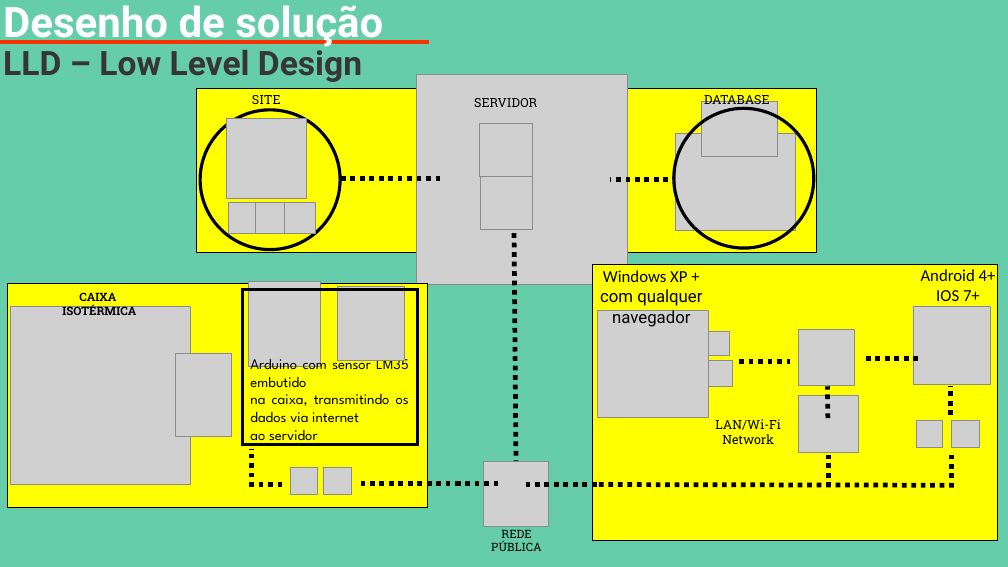
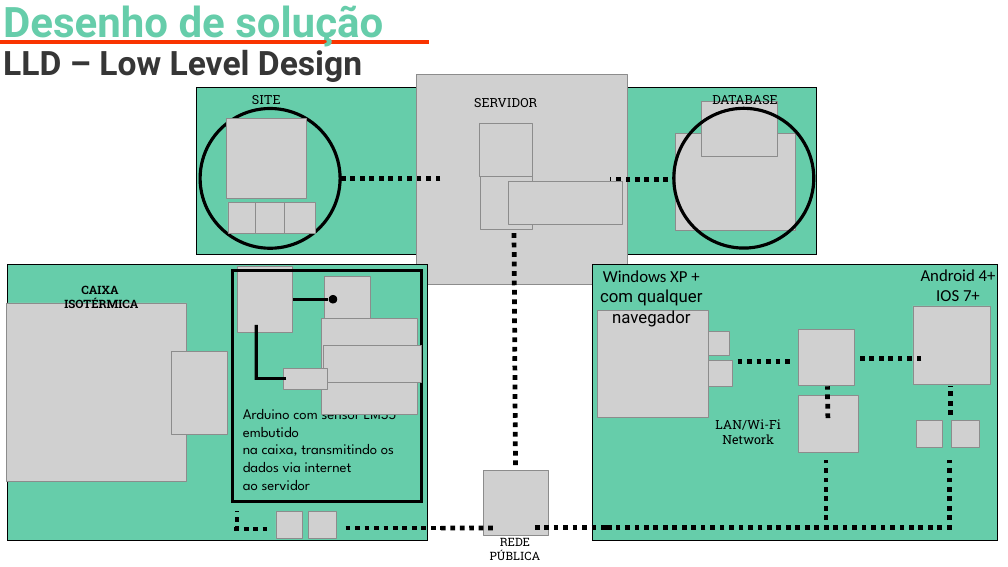
Before and after one commit to BandTec/Cyberlife, a slide deck: slide 6 of documentacao/Slides/Apresentação.pptx. Drawn at 1008x567 pixels with LibreOffice and Linux fonts; fonts in the diff are those of the drawing; grey boxes stand for pictures. Boxes give left, top, right and bottom in pixels: in the first picture for what was removed or moved away, otherwise in the second. Text is boxed around its words. In the diff, an @@ line names an element or a change of style, - is before the commit and + after.

Commit message:
lld atualizado

```diff
--- a/documentacao/Slides/Apresentação.pptx
+++ b/documentacao/Slides/Apresentação.pptx
@@ background #66CDAA to #FFFFFF @@
@@ text "Desenho de solução" at [3, 5, 383, 47]: text colour #FFFFFF to #66CDAA @@
@@ text "DATABASE": place and size @@
-text "DATABASE" at [704, 92, 769, 108]
+text "DATABASE" at [712, 95, 777, 108]
@@ picture added at [509, 181, 622, 224] @@
@@ line moved from (514, 233) - (516, 461) to (514, 233) - (516, 466) @@
@@ fill #FFFF00 to #66CDAA in 3 elements at [592, 265, 998, 541], [197, 88, 817, 254], [8, 265, 427, 541] @@
@@ rectangle: place and size @@
-rectangle at [8, 284, 427, 507]
+rectangle at [8, 265, 427, 541]
@@ picture: place and size @@
-picture at [248, 281, 320, 366]
+picture at [237, 267, 293, 332]
@@ text "CAIXA": place and size @@
-text "CAIXA" at [62, 292, 136, 319]
+text "CAIXA" at [64, 285, 138, 311]
@@ rectangle: place and size @@
-rectangle at [242, 290, 417, 445]
+rectangle at [233, 271, 422, 502]
@@ line added from (328, 299) to (293, 299), #000000 3 pt @@
@@ picture: place and size @@
-picture at [337, 287, 405, 361]
+picture at [325, 276, 371, 325]
@@ ellipse added at [329, 295, 337, 303], fill #000000 @@
@@ picture: place and size @@
-picture at [10, 307, 191, 485]
+picture at [6, 303, 187, 481]
@@ line added from (256, 325) to (256, 380), #000000 3 pt @@
@@ picture added at [321, 318, 417, 414] @@
@@ picture added at [324, 346, 422, 383] @@
@@ line moved from (918, 358) - (864, 358) to (922, 358) - (859, 358) @@
@@ line added from (287, 379) to (256, 379), #000000 3 pt @@
@@ picture added at [284, 368, 327, 389] @@
@@ text "Arduino com sensor LM35 embutido": place and size @@
-text "Arduino com sensor LM35 embutido" at [250, 355, 409, 445]
+text "Arduino com sensor LM35 embutido" at [243, 405, 397, 490]
@@ text "Arduino com sensor LM35 embutido" at [243, 405, 397, 490]: alignment justified to left @@
@@ picture: place and size @@
-picture at [483, 462, 549, 527]
+picture at [483, 470, 549, 535]
@@ line moved from (829, 487) - (829, 455) to (827, 530) - (827, 461) @@
@@ line moved from (952, 488) - (952, 455) to (950, 530) - (950, 461) @@
@@ 2 pictures, 2 lines: place and size @@
-2 pictures, 2 lines at [250, 467, 456, 495]
+2 pictures, 2 lines at [234, 511, 441, 538]
@@ line moved from (252, 487) - (252, 448) to (237, 532) - (237, 511) @@
@@ line moved from (456, 484) - (499, 484) to (441, 529) - (495, 528) @@
@@ text "REDE PÚBLICA": place and size @@
-text "REDE PÚBLICA" at [491, 529, 542, 551]
+text "REDE PÚBLICA" at [490, 537, 541, 560]
@@ line moved from (526, 485) - (603, 485) to (535, 528) - (613, 528) @@
@@ line moved from (954, 485) - (595, 485) to (952, 528) - (605, 528) @@
```
